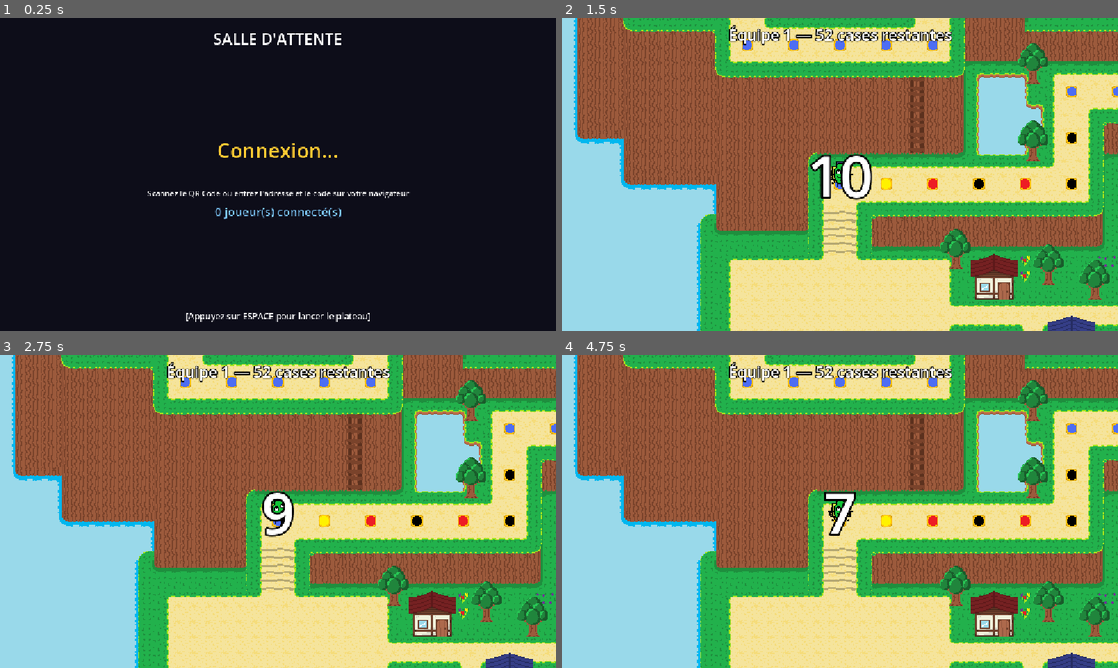
Above: before the commit, frames 1-4 (two rows, left to right).
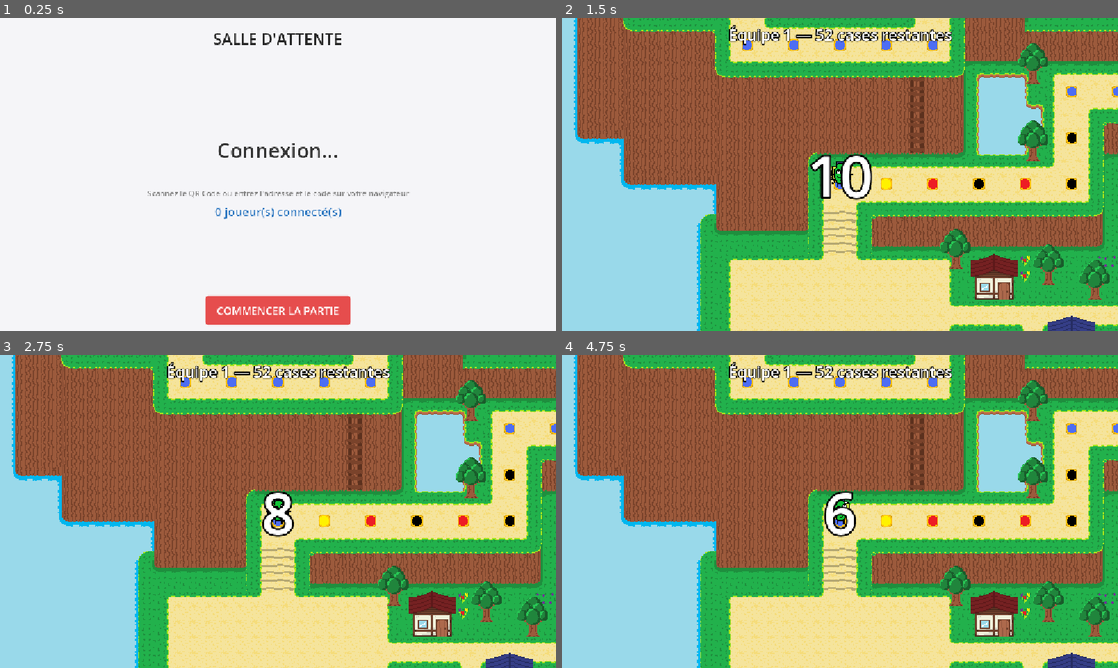
Above: after the commit, the same moments.

Repository: AlexisRnx/Dookey
Game: Godot game, scene res://Scenes/lobby.tscn
Same seed, same stepped clock (60 frames per second), same inputs: the game is played once before the commit and once after it.
Inputs (mouse positions are in pixels of both pictures, inside the frame that each line leads up to):
- Up to frame 1 (0.25 s): no input
- Up to frame 2 (1.5 s): click (840, 309) at 0.5 s, where only the run after the commit has a clickable "COMMENCER LA PARTIE"; tap Space at 1.25 s; move the mouse to (962, 158) at 1.27 s; tap Enter (ui_accept) at 1.35 s; click (962, 158) at 1.42 s
- Up to frame 3 (2.75 s): tap Enter (ui_accept) at 1.52, 1.82, 2, 2.1, 2.27, 2.57 s; move the mouse to (166, 527) at 2.02 s; click (166, 527) at 2.17 s
- Up to frame 4 (4.75 s): move the mouse to (895, 442) at 2.77 s; tap Enter (ui_accept) at 2.85, 3.6, 3.77, 4.07, 4.25, 4.35, 4.52 s; click (895, 442) at 2.92 s; move the mouse to (812, 574) at 3.52 s; click (812, 574) at 3.67 s; move the mouse to (1006, 558) at 4.27 s; click (1006, 558) at 4.42 s

The runs differ from the first frame. In frame 1, 100% of the frame differs, in the area x 0-100%, y 0-100%; in frame 2, nothing differs; in frame 3, 0.4%; in frame 4, 0.6%.

Commit message:
Amelioration du style du lobby

Diff:
--- a/dookey-ascension/Scripts/lobby.gd
+++ b/dookey-ascension/Scripts/lobby.gd
@@ -11,7 +11,7 @@
 func _ready() -> void:
 	# Création de l'interface graphique dynamique
 	var bg = ColorRect.new()
-	bg.color = Color(0.05, 0.05, 0.1, 1.0)
+	bg.color = Color(0.96, 0.96, 0.97, 1.0)
 	bg.set_anchors_preset(Control.PRESET_FULL_RECT)
 	add_child(bg)
 
@@ -30,6 +30,7 @@
 	titre.text = "SALLE D'ATTENTE"
 	titre.horizontal_alignment = HORIZONTAL_ALIGNMENT_CENTER
 	titre.add_theme_font_size_override("font_size", 32)
+	titre.add_theme_color_override("font_color", Color(0.15, 0.15, 0.15))
 	vbox.add_child(titre)
 
 	qr_texture = TextureRect.new()
@@ -42,27 +43,28 @@
 	code_label.text = "Connexion..."
 	code_label.horizontal_alignment = HORIZONTAL_ALIGNMENT_CENTER
 	code_label.add_theme_font_size_override("font_size", 42)
-	code_label.add_theme_color_override("font_color", Color(1, 0.8, 0.2))
+	code_label.add_theme_color_override("font_color", Color(0.2, 0.2, 0.2)) # Dark distinct text
 	vbox.add_child(code_label)
 
 	lien_label = Label.new()
 	lien_label.text = ""
 	lien_label.horizontal_alignment = HORIZONTAL_ALIGNMENT_CENTER
 	lien_label.add_theme_font_size_override("font_size", 20)
-	lien_label.add_theme_color_override("font_color", Color(0.7, 0.7, 0.7))
+	lien_label.add_theme_color_override("font_color", Color(0.4, 0.4, 0.4))
 	vbox.add_child(lien_label)
 
 	var sous_titre = Label.new()
 	sous_titre.text = "Scannez le QR Code ou entrez l'adresse et le code sur votre navigateur"
 	sous_titre.horizontal_alignment = HORIZONTAL_ALIGNMENT_CENTER
 	sous_titre.add_theme_font_size_override("font_size", 16)
+	sous_titre.add_theme_color_override("font_color", Color(0.5, 0.5, 0.5))
 	vbox.add_child(sous_titre)
 
 	joueurs_titre_label = Label.new()
 	joueurs_titre_label.text = "0 joueur(s) connecté(s)\n"
 	joueurs_titre_label.horizontal_alignment = HORIZONTAL_ALIGNMENT_CENTER
 	joueurs_titre_label.add_theme_font_size_override("font_size", 24)
-	joueurs_titre_label.add_theme_color_override("font_color", Color(0.5, 0.8, 1.0))
+	joueurs_titre_label.add_theme_color_override("font_color", Color(0.15, 0.45, 0.75))
 	vbox.add_child(joueurs_titre_label)
 
 	var scroll = ScrollContainer.new()
@@ -79,11 +81,31 @@
 	scroll.add_child(joueurs_flow)
 	vbox.add_child(scroll)
 
-	var start_label = Label.new()
-	start_label.text = "\n[Appuyez sur ESPACE pour lancer le plateau]"
-	start_label.horizontal_alignment = HORIZONTAL_ALIGNMENT_CENTER
-	start_label.add_theme_font_size_override("font_size", 18)
-	vbox.add_child(start_label)
+	var btn_start = Button.new()
+	btn_start.text = "COMMENCER LA PARTIE"
+	btn_start.add_theme_font_size_override("font_size", 22)
+
+	var btn_style = StyleBoxFlat.new()
+	btn_style.bg_color = Color(0.9, 0.3, 0.3)
+	btn_style.corner_radius_top_left = 6
+	btn_style.corner_radius_top_right = 6
+	btn_style.corner_radius_bottom_left = 6
+	btn_style.corner_radius_bottom_right = 6
+	btn_style.set_content_margin_all(15)
+
+	btn_start.add_theme_stylebox_override("normal", btn_style)
+	btn_start.add_theme_color_override("font_color", Color.WHITE)
+
+	var btn_hover = btn_style.duplicate()
+	btn_hover.bg_color = Color(0.95, 0.4, 0.4)
+	btn_start.add_theme_stylebox_override("hover", btn_hover)
+
+	btn_start.pressed.connect(_lancer_restauration)
+	btn_start.custom_minimum_size = Vector2(300, 0)
+
+	var btn_container = CenterContainer.new()
+	btn_container.add_child(btn_start)
+	vbox.add_child(btn_container)
 
 	# Initialiser HTTPRequest pour télécharger le QR Code
 	http_request = HTTPRequest.new()
@@ -108,11 +130,6 @@
 
 func _lancer_restauration() -> void:
 	get_tree().change_scene_to_file("res://Scenes/game.tscn")
-
-func _process(_delta: float) -> void:
-	if Input.is_action_just_pressed("ui_accept"):
-		# Destruction du lobby et lancement du vrai jeu
-		get_tree().change_scene_to_file("res://Scenes/game.tscn")
 
 func _sur_code_salle_recu(code: String) -> void:
 	code_label.text = code
@@ -147,16 +164,22 @@
 	var pan = PanelContainer.new()
 	pan.name = "Joueur_" + pseudo.validate_node_name()
 	var style = StyleBoxFlat.new()
-	style.bg_color = Color(0.2, 0.3, 0.5, 0.8)
-	style.corner_radius_top_left = 10
-	style.corner_radius_top_right = 10
-	style.corner_radius_bottom_left = 10
-	style.corner_radius_bottom_right = 10
+	style.bg_color = Color.WHITE
+	style.border_width_bottom = 2
+	style.border_width_top = 2
+	style.border_width_left = 2
+	style.border_width_right = 2
+	style.border_color = Color(0.85, 0.85, 0.85)
+	style.corner_radius_top_left = 8
+	style.corner_radius_top_right = 8
+	style.corner_radius_bottom_left = 8
+	style.corner_radius_bottom_right = 8
 	style.set_content_margin_all(10)
 	pan.add_theme_stylebox_override("panel", style)
 
 	var lbl = Label.new()
 	lbl.text = pseudo
+	lbl.add_theme_color_override("font_color", Color(0.2, 0.2, 0.2))
 	lbl.add_theme_font_size_override("font_size", 20)
 	pan.add_child(lbl)
 
--- a/dookey-ascension/project.godot
+++ b/dookey-ascension/project.godot
@@ -22,6 +22,7 @@
 [display]
 
 window/stretch/mode="canvas_items"
+window/stretch/aspect="expand"
 
 [dotnet]
 
Not shown, changed: Node_Server/godot/Dookey Ascension.html
Not shown, changed: Node_Server/godot/Dookey Ascension.pck
